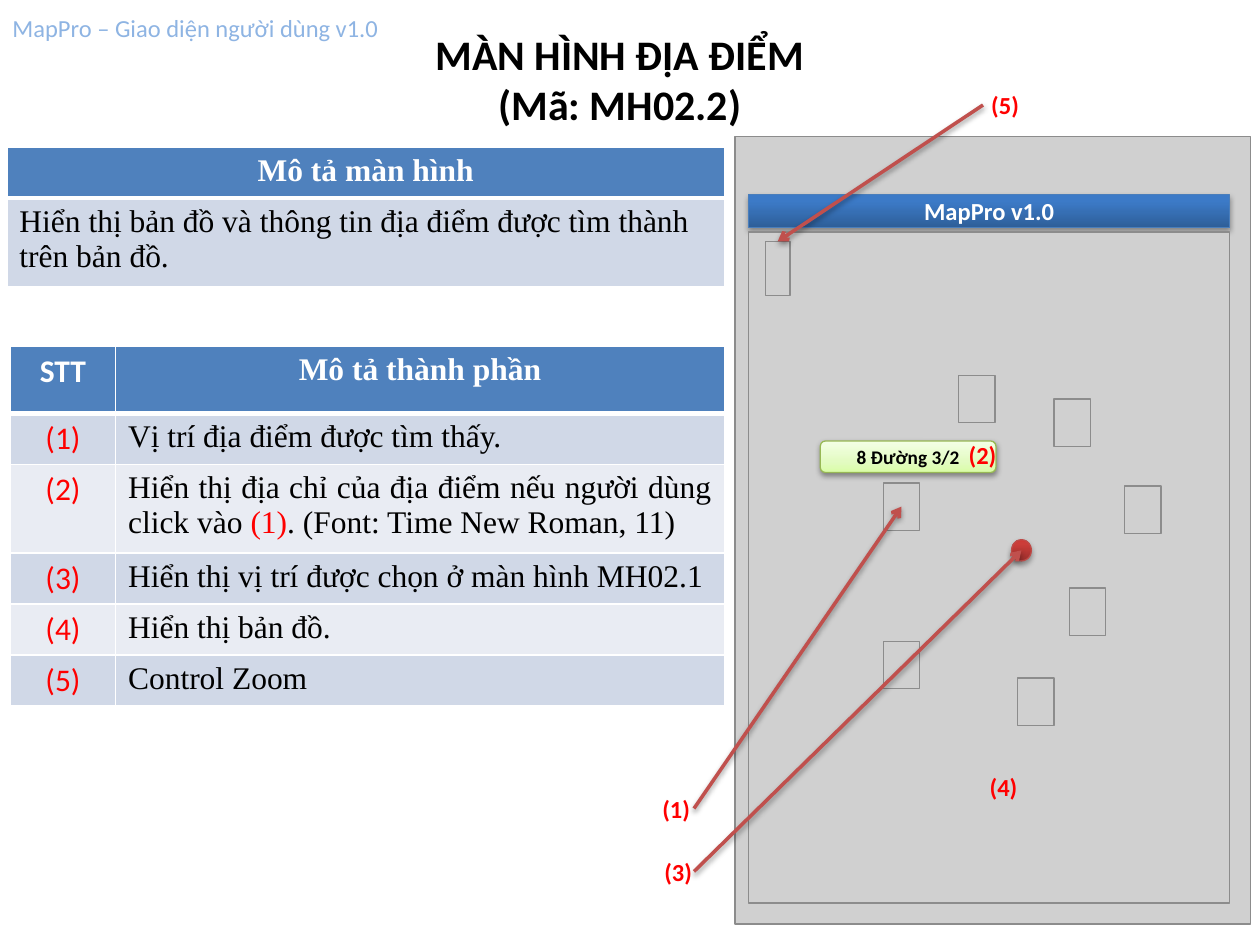
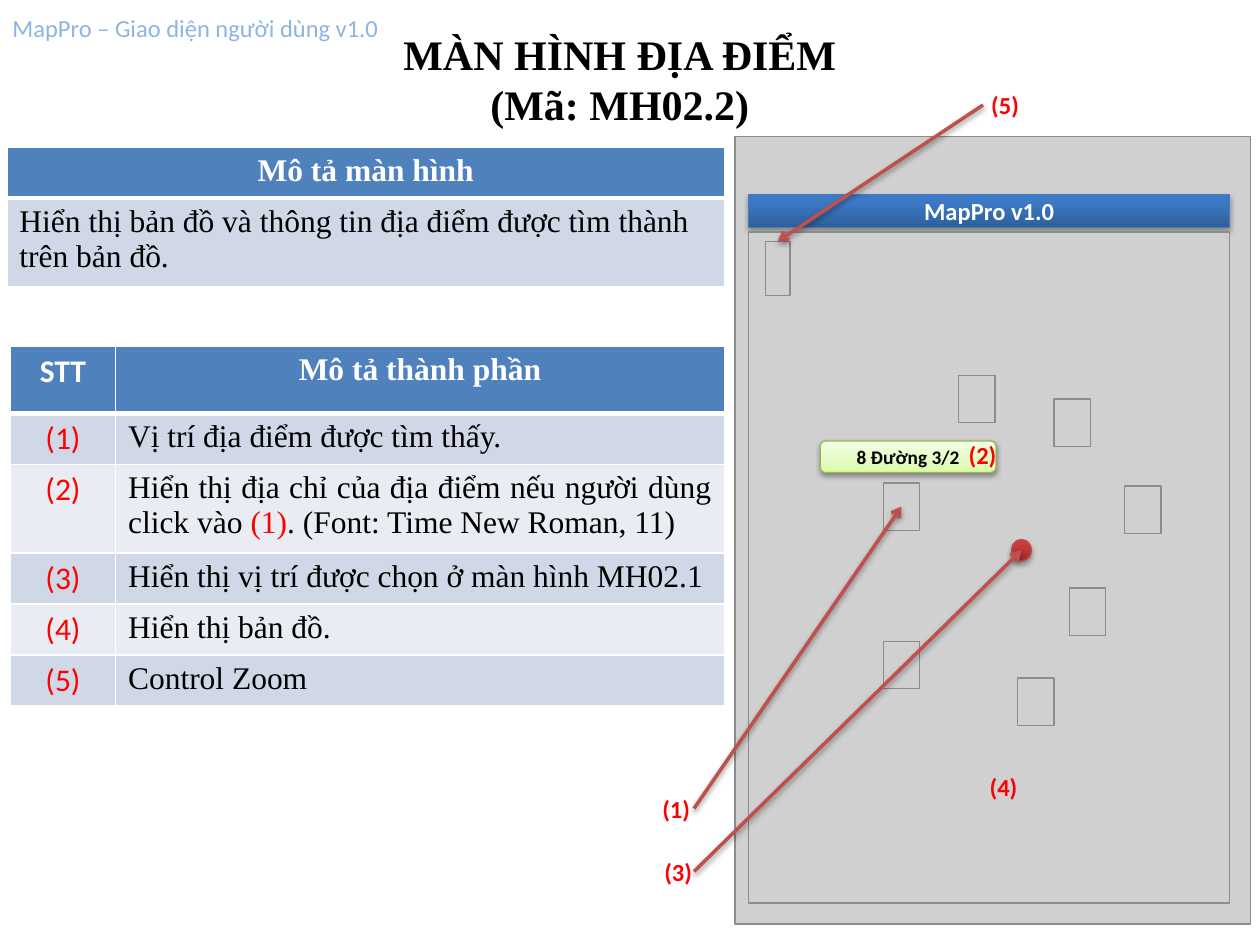
Before and after one commit to hungdien/google-map-api-and-map-on-android, a slide deck: slide 6 of Design/User Interface Design.pptx. Drawn at 1260x945 pixels with LibreOffice and Linux fonts; fonts in the diff are those of the drawing; grey boxes stand for pictures. Boxes give left, top, right and bottom in pixels: in the first picture for what was removed or moved away, otherwise in the second. Text is boxed around its words. In the diff, an @@ line names an element or a change of style, - is before the commit and + after.

```diff
--- a/Design/User Interface Design.pptx
+++ b/Design/User Interface Design.pptx
@@ text "MÀN HÌNH ĐỊA ĐIỂM" at [403,37,836,129]: font Calibri to Times New Roman @@
```
Also in this commit, not shown: 10 other slides changed.
